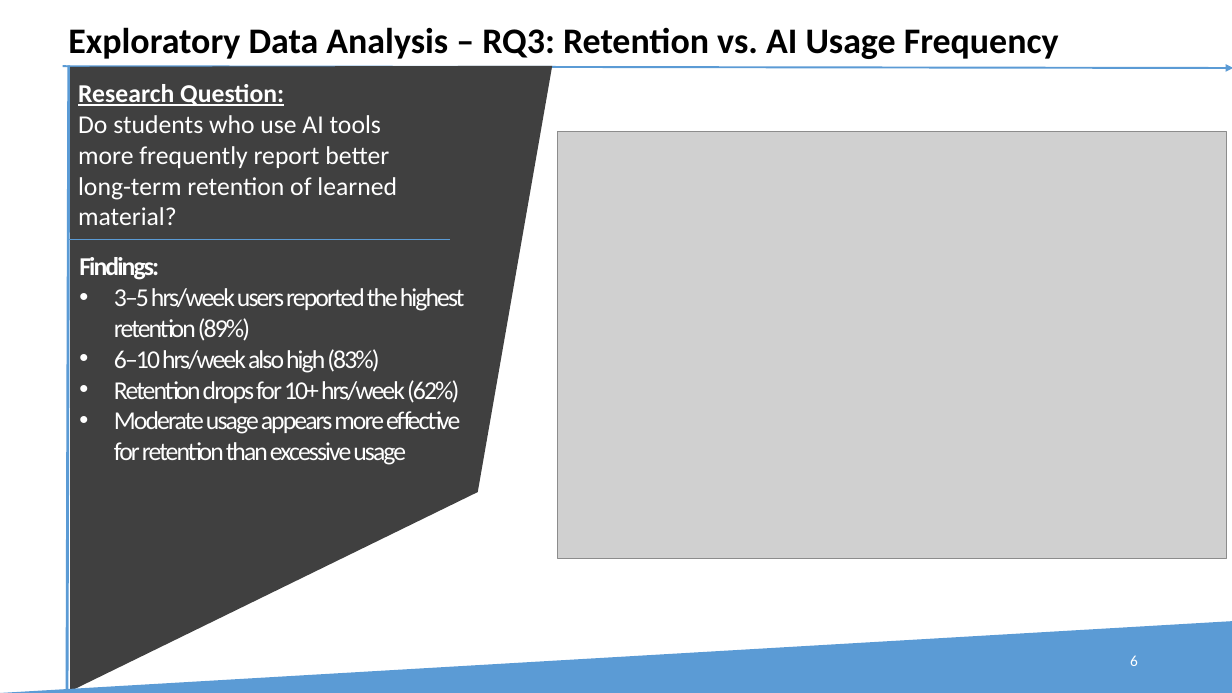
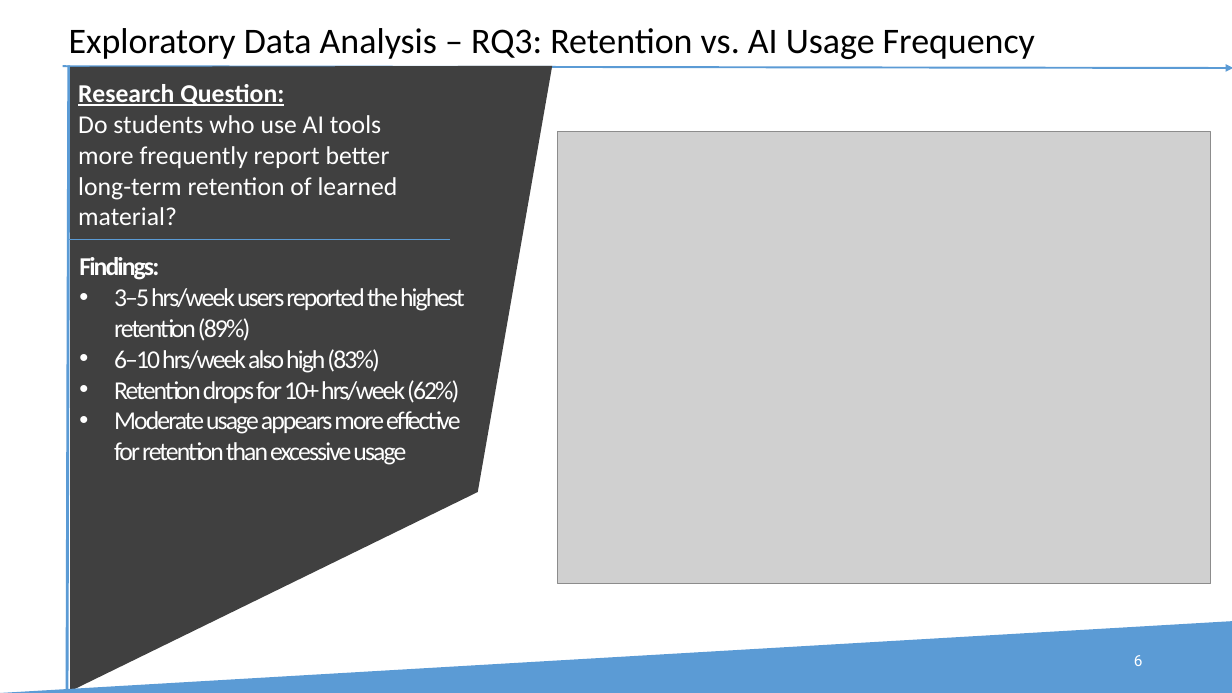
Before and after one commit to TuWienProjects/survey-methods-assignment2-group7, a slide deck: slide 6 of results/Presentaion DA 23-06-2025.pptx. Drawn at 1232x693 pixels with LibreOffice and Linux fonts; fonts in the diff are those of the drawing; grey boxes stand for pictures; background and template pictures are left out. Boxes give left, top, right and bottom in pixels: in the first picture for what was removed or moved away, otherwise in the second. Text is boxed around its words. In the diff, an @@ line names an element or a change of style, - is before the commit and + after.

```diff
--- a/results/Presentaion DA 23-06-2025.pptx
+++ b/results/Presentaion DA 23-06-2025.pptx
@@ text "Exploratory Data Analysis – RQ3: ..." at [69, 28, 1035, 59]: bold off @@
@@ picture: place and size @@
-picture at [558, 131, 1226, 559]
+picture at [558, 132, 1212, 584]
@@ right triangle removed at [0, 621, 1232, 693] @@
@@ freeform shape added at [0, 621, 1232, 693], fill #5B9BD5 @@
@@ page number at [1134, 655, 1143, 666]: font Calibri to Roboto @@
```
Also in this commit, not shown: 9 other slides changed, 1 slide added, 1 slide removed.
